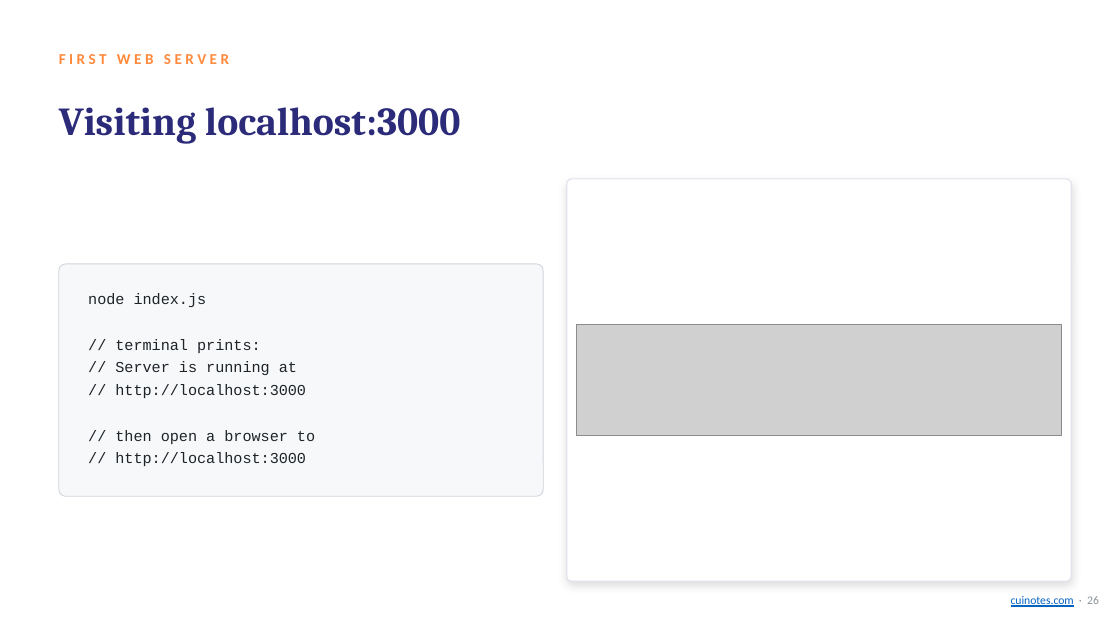
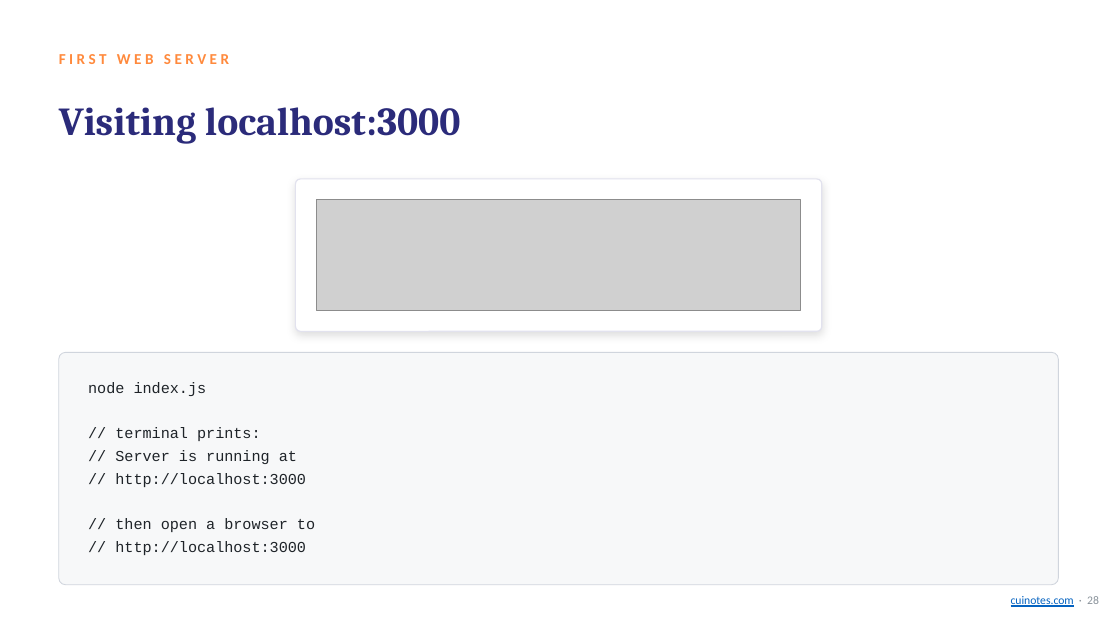
Before and after one commit to mua22/mern-web-book, a slide deck: slide 28 of slides/CSC336-Lecture-16-Introduction-to-Server-Side-Programming.pptx (slide 26 before the commit). Drawn at 1120x630 pixels with LibreOffice and Linux fonts; fonts in the diff are those of the drawing; grey boxes stand for pictures. Boxes give left, top, right and bottom in pixels: in the first picture for what was removed or moved away, otherwise in the second. Text is boxed around its words. In the diff, an @@ line names an element or a change of style, - is before the commit and + after.

```diff
--- a/slides/CSC336-Lecture-16-Introduction-to-Server-Side-Programming.pptx
+++ b/slides/CSC336-Lecture-16-Introduction-to-Server-Side-Programming.pptx
@@ rounded rectangle: place and size @@
-rounded rectangle at <box>567,179,1072,581</box>
+rounded rectangle at <box>296,179,823,331</box>
@@ rounded rectangle at <box>296,179,823,331</box>: proportions changed @@
@@ picture: place and size @@
-picture at <box>577,325,1062,435</box>
+picture at <box>317,200,802,310</box>
@@ rounded rectangle: place and size @@
-rounded rectangle at <box>59,264,544,497</box>
+rounded rectangle at <box>59,352,1059,585</box>
@@ text "node index.js": place and size @@
-text "node index.js" at <box>88,293,315,466</box>
+text "node index.js" at <box>88,382,315,555</box>
```
Also in this commit, not shown: 12 other slides changed, 2 slides added, 2 other files.
